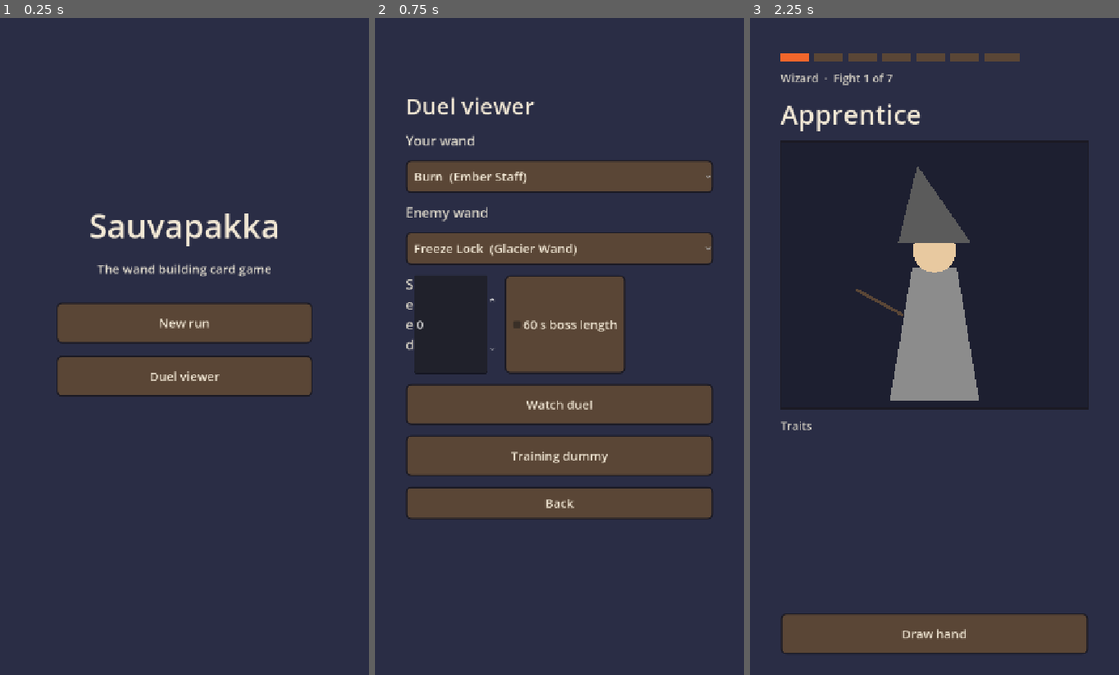
Above: before the commit, frames 1-3 (left to right).
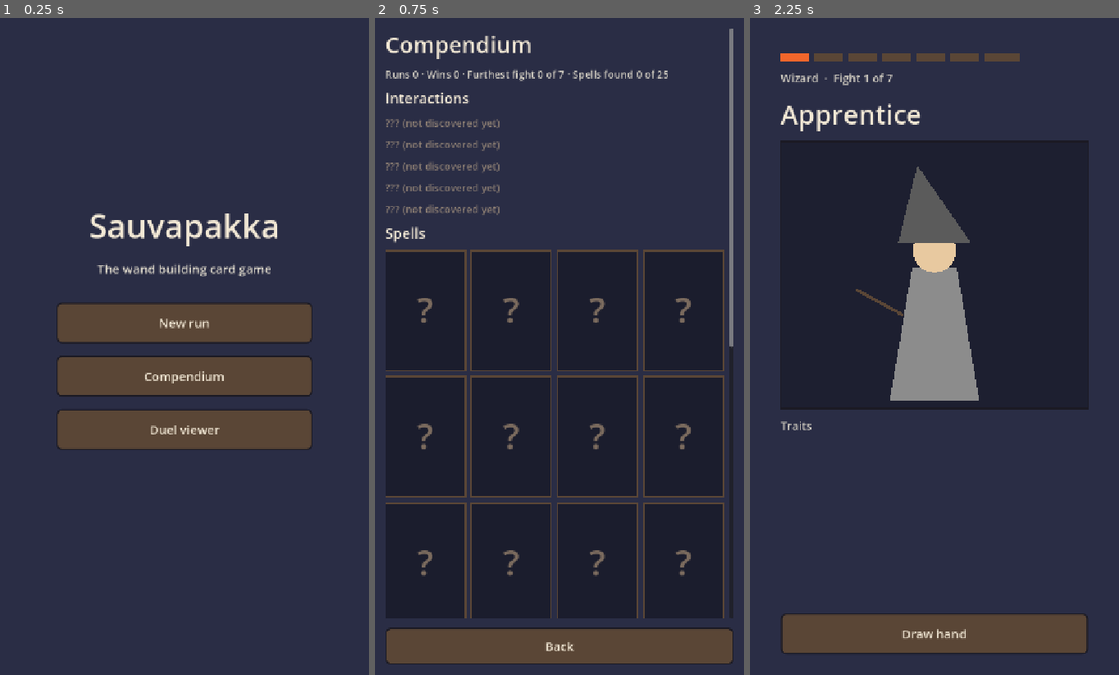
Above: after the commit, the same moments.

Repository: treeko11/Sauvapakka
Game: Godot game, scene res://ui/app.tscn
The game is run twice, just before and just after one commit, with the same random seed, the same clock (stepped at 60 frames per second) and the same inputs.
Inputs:
- Up to frame 1 (0.25 s): no input
- Up to frame 2 (0.75 s): click "Duel viewer" (after the commit: "Compendium") at 0.5 s
- Up to frame 3 (2.25 s): click "Back" at 1.25 s; click "New run" at 2 s

The runs differ from the first frame. In frame 1, 4.4% of the frame differs, in the area x 15-85%, y 53-66%; in frame 2, 36%, in the area x 2-98%, y 1-99%; in frame 3, nothing differs.

Commit message:
Save profile and compendium
Profile keeps what lasts between runs in user://profile.json: spells found,
interactions discovered, runs, wins, the furthest fight reached and the duel
speed setting. A corrupt file starts a fresh profile. Runs record into it
after every fight, and the duel screen remembers the chosen speed.

The Compendium screen, from the main menu, shows every spell found as a card
(unknown ones as blanks), the hidden interactions discovered so far and the
run record. Scroll lists now let touch drags through their cards.

Tests use a throwaway profile path.

Co-Authored-By: Claude Opus 5.5 <noreply@anthropic.com>
Claude-Session: https://claude.ai/code/session_01XioyYBpWi3MQhXKDmCJSLB

Diff:
--- /dev/null
+++ b/game/profile.gd
@@ -0,0 +1,73 @@
+class_name Profile
+extends RefCounted
+## Everything kept between runs: the compendium, run records and settings,
+## saved as JSON in user://.
+
+const PATH := "user://profile.json"
+const VERSION := 1
+
+var spells_found := {}
+var interactions := {}
+var runs := 0
+var wins := 0
+## Furthest fight reached, 1-based; 7 means the Archmage.
+var best_fight := 0
+var settings := {"duel_speed": 1.0}
+var path := PATH
+
+
+static func load_or_new(p_path := PATH) -> Profile:
+	var p := Profile.new()
+	p.path = p_path
+	if not FileAccess.file_exists(p_path):
+		return p
+	var data: Variant = JSON.parse_string(FileAccess.get_file_as_string(p_path))
+	if not data is Dictionary:
+		push_warning("Profile at %s is unreadable; starting fresh" % p_path)
+		return p
+	p.spells_found = _as_set(data.get("spells_found", []))
+	p.interactions = _as_set(data.get("interactions", []))
+	p.runs = int(data.get("runs", 0))
+	p.wins = int(data.get("wins", 0))
+	p.best_fight = int(data.get("best_fight", 0))
+	var s: Variant = data.get("settings", {})
+	if s is Dictionary:
+		p.settings.merge(s, true)
+	return p
+
+
+static func _as_set(list: Variant) -> Dictionary:
+	var out := {}
+	if list is Array:
+		for k in list:
+			out[str(k)] = true
+	return out
+
+
+func save() -> void:
+	var data := {
+		"version": VERSION,
+		"spells_found": spells_found.keys(),
+		"interactions": interactions.keys(),
+		"runs": runs,
+		"wins": wins,
+		"best_fight": best_fight,
+		"settings": settings,
+	}
+	var f := FileAccess.open(path, FileAccess.WRITE)
+	if f == null:
+		push_error("Can't save profile to %s: %s" % [path, error_string(FileAccess.get_open_error())])
+		return
+	f.store_string(JSON.stringify(data, "\t"))
+
+
+## Folds a run's discoveries in; `finished` also counts the run itself.
+func record_run(run: RunState, finished: bool) -> void:
+	spells_found.merge(run.found)
+	interactions.merge(run.discoveries)
+	best_fight = maxi(best_fight, run.fight_index + 1)
+	if finished:
+		runs += 1
+		if run.phase == RunState.Phase.WON:
+			wins += 1
+	save()
--- a/tests/test_run.gd
+++ b/tests/test_run.gd
@@ -200,3 +200,28 @@
 	d2.winner = 0
 	r2.finish_fight(d2)
 	_eq(r2.phase, RunState.Phase.WON, "boss win ends the run")
+
+
+func test_profile_round_trip() -> void:
+	var path := "user://test_run_profile.json"
+	DirAccess.remove_absolute(ProjectSettings.globalize_path(path))
+	var p := Profile.load_or_new(path)
+	_eq(p.runs, 0, "fresh profile")
+	var r := _run(9)
+	r.discoveries["steam"] = true
+	r.fight_index = 3
+	r.phase = RunState.Phase.LOST
+	p.settings["duel_speed"] = 2.0
+	p.record_run(r, true)
+	var q := Profile.load_or_new(path)
+	_eq(q.runs, 1, "run counted")
+	_eq(q.wins, 0, "loss isn't a win")
+	_eq(q.best_fight, 4, "furthest fight")
+	_check(q.interactions.has("steam"), "interaction saved")
+	_check(q.spells_found.has("ember"), "spells saved")
+	_eq(q.settings["duel_speed"], 2.0, "settings saved")
+	var f := FileAccess.open(path, FileAccess.WRITE)
+	f.store_string("not json")
+	f.close()
+	_eq(Profile.load_or_new(path).runs, 0, "corrupt save starts fresh")
+	DirAccess.remove_absolute(ProjectSettings.globalize_path(path))
--- a/tests/test_ui.gd
+++ b/tests/test_ui.gd
@@ -23,6 +23,17 @@
 	if not ok:
 		failures += 1
 		printerr("FAIL %s: %s" % [_current, what])
+
+
+const TEST_PROFILE := "user://test_ui_profile.json"
+
+
+## The app with a throwaway profile, so tests never touch a real save.
+func _app() -> App:
+	DirAccess.remove_absolute(ProjectSettings.globalize_path(TEST_PROFILE))
+	var app := (load("res://ui/app.tscn") as PackedScene).instantiate() as App
+	app.profile = Profile.load_or_new(TEST_PROFILE)
+	return app
 
 
 func _build(name: String) -> WandBuild:
@@ -91,7 +102,7 @@
 
 
 func test_app_menu_and_viewer() -> void:
-	var app := (load("res://ui/app.tscn") as PackedScene).instantiate() as App
+	var app := _app()
 	root.add_child(app)
 	await process_frame
 	_check(app.current is MainMenu, "starts on the menu")
@@ -105,7 +116,7 @@
 
 ## Plays a whole run through the real screens, always taking the first wand.
 func test_full_run_through_screens() -> void:
-	var app := (load("res://ui/app.tscn") as PackedScene).instantiate() as App
+	var app := _app()
 	root.add_child(app)
 	await process_frame
 	app.new_run(7)
@@ -145,5 +156,11 @@
 	_check(app.current is RunEndScreen, "run ends on the end screen")
 	_check(flow.run.phase == RunState.Phase.WON, "boss beaten")
 	_check(flow.run.wands.size() == RunState.MAX_WANDS, "frame drops added wands")
+	var saved := Profile.load_or_new(TEST_PROFILE)
+	_check(saved.runs == 1 and saved.wins == 1 and saved.best_fight == 7, "run saved to the profile")
+	_check(saved.spells_found.size() >= RunState.STARTER_LIBRARY.size(), "found spells saved")
+	app.show_screen(CompendiumScreen.new(app))
+	await process_frame
+	_check(app.current is CompendiumScreen, "compendium opens")
 	_check(flow.run.results.size() >= 1, "results recorded")
 	app.queue_free()
--- a/ui/app.gd
+++ b/ui/app.gd
@@ -5,12 +5,15 @@
 var db: SpellDB
 var current: Control
 var flow: RunFlow
+var profile: Profile
 
 
 func _ready() -> void:
 	theme = UiKit.theme()
 	set_anchors_and_offsets_preset(PRESET_FULL_RECT)
 	db = SpellDB.load_default()
+	if profile == null:
+		profile = Profile.load_or_new()
 	show_menu()
 
 
--- a/ui/duel/duel_screen.gd
+++ b/ui/duel/duel_screen.gd
@@ -13,6 +13,8 @@
 var dummy := false
 var continue_text := "Continue"
 var enemy_robe := Palette.ENEMY_ROBE
+## When set, the speed setting is read from and saved to it.
+var profile: Profile
 
 var _speed := 1.0
 var _paused := false
@@ -117,7 +119,7 @@
 		b.size_flags_horizontal = SIZE_EXPAND_FILL
 		row.add_child(b)
 		_speed_buttons.append(b)
-	_set_speed(1.0)
+	_set_speed(float(profile.settings.get("duel_speed", 1.0)) if profile else 1.0, false)
 
 
 func _build_inspect_panel() -> void:
@@ -156,8 +158,11 @@
 	_set_paused(false)
 
 
-func _set_speed(s: float) -> void:
+func _set_speed(s: float, remember := true) -> void:
 	_speed = s
+	if profile != null and remember and profile.settings.get("duel_speed") != s:
+		profile.settings["duel_speed"] = s
+		profile.save()
 	for i in _speed_buttons.size():
 		_speed_buttons[i].set_pressed_no_signal(SPEEDS[i] == s)
 
--- /dev/null
+++ b/ui/screens/compendium_screen.gd
@@ -0,0 +1,48 @@
+class_name CompendiumScreen
+extends Control
+## Every spell found and every interaction discovered, across all runs.
+
+var app: App
+
+
+func _init(p_app: App) -> void:
+	app = p_app
+
+
+func _ready() -> void:
+	set_anchors_and_offsets_preset(PRESET_FULL_RECT)
+	UiKit.background(self)
+	var p := app.profile
+	var all := app.db.all()
+	var scroll := ScrollContainer.new()
+	scroll.position = Vector2(20, 20)
+	scroll.size = Vector2(680, 1280 - 20 - 110)
+	scroll.horizontal_scroll_mode = ScrollContainer.SCROLL_MODE_DISABLED
+	add_child(scroll)
+	var box := VBoxContainer.new()
+	box.custom_minimum_size = Vector2(664, 0)
+	box.add_theme_constant_override("separation", 14)
+	scroll.add_child(box)
+	box.add_child(UiKit.label("Compendium", 44, Palette.PARCHMENT, false))
+	var found := all.filter(func(s: SpellDef) -> bool: return p.spells_found.has(String(s.id))).size()
+	box.add_child(UiKit.label("Runs %d · Wins %d · Furthest fight %d of 7 · Spells found %d of %d" % [
+		p.runs, p.wins, p.best_fight, found, all.size()], 20, Palette.BIRCH))
+	box.add_child(UiKit.label("Interactions", 28, Palette.PARCHMENT, false))
+	for k in DuelSummary.INTERACTIONS:
+		var known: bool = p.interactions.has(k)
+		box.add_child(UiKit.label(DuelSummary.INTERACTIONS[k] if known else "??? (not discovered yet)", 20,
+			Palette.PARCHMENT if known else Palette.BARK.lightened(0.3)))
+	box.add_child(UiKit.label("Spells", 28, Palette.PARCHMENT, false))
+	var grid := GridContainer.new()
+	grid.columns = 4
+	grid.add_theme_constant_override("h_separation", 12)
+	grid.add_theme_constant_override("v_separation", 12)
+	box.add_child(grid)
+	var card := Vector2(156, 234)
+	for s in all:
+		var c: Control = SpellCard.new(s, card) if p.spells_found.has(String(s.id)) else UnknownCard.new(card)
+		c.mouse_filter = MOUSE_FILTER_PASS
+		grid.add_child(c)
+	var back := UiKit.button("Back", app.show_menu, Vector2(680, 72))
+	back.position = Vector2(20, 1280 - 92)
+	add_child(back)
--- a/ui/screens/main_menu.gd
+++ b/ui/screens/main_menu.gd
@@ -24,4 +24,5 @@
 	box.add_child(sub)
 	box.add_child(Control.new())
 	box.add_child(UiKit.button("New run", app.new_run, Vector2(0, 80)))
+	box.add_child(UiKit.button("Compendium", func() -> void: app.show_screen(CompendiumScreen.new(app)), Vector2(0, 80)))
 	box.add_child(UiKit.button("Duel viewer", func() -> void: app.show_screen(DuelViewer.new(app)), Vector2(0, 80)))
--- a/ui/screens/run_flow.gd
+++ b/ui/screens/run_flow.gd
@@ -38,6 +38,7 @@
 	dummy.display_name = "Training Dummy"
 	dummy.frame = load(RunState.STARTER_FRAME)
 	var screen := DuelScreen.new()
+	screen.profile = app.profile
 	screen.setup(run.wands[wand_i], dummy, app.db, 0, false, true)
 	screen.continue_text = "Back to workshop"
 	screen.finished.connect(func(_w: int) -> void: show_workshop())
@@ -46,6 +47,7 @@
 
 func fight(wand_i: int) -> void:
 	var screen := DuelScreen.new()
+	screen.profile = app.profile
 	screen.setup_factory(run.make_duel.bind(wand_i), app.db)
 	screen.enemy_robe = run.current_fight()["def"].robe
 	screen.finished.connect(func(_w: int) -> void: _after_fight(screen.duel))
@@ -54,6 +56,7 @@
 
 func _after_fight(d: Duel) -> void:
 	run.finish_fight(d)
+	app.profile.record_run(run, run.phase == RunState.Phase.WON or run.phase == RunState.Phase.LOST)
 	match run.phase:
 		RunState.Phase.REWARD:
 			app.show_screen(RewardScreen.new(self))
--- a/ui/screens/spell_book_screen.gd
+++ b/ui/screens/spell_book_screen.gd
@@ -72,7 +72,9 @@
 	var sp := run.db.get_spell(sid)
 	var row := HBoxContainer.new()
 	row.add_theme_constant_override("separation", 8)
-	row.add_child(SlotView.new(sp, 56))
+	var icon := SlotView.new(sp, 56)
+	icon.mouse_filter = MOUSE_FILTER_PASS
+	row.add_child(icon)
 	var name := UiKit.label("%s%s\n%s" % [sp.display_name, " ×%d" % count if count > 1 else "", sp.description], 17, Palette.PARCHMENT)
 	name.custom_minimum_size = Vector2(300, 0)
 	name.size_flags_horizontal = SIZE_EXPAND_FILL
--- /dev/null
+++ b/ui/widgets/unknown_card.gd
@@ -0,0 +1,14 @@
+class_name UnknownCard
+extends Control
+## A spell not found yet: the card's outline and a question mark.
+
+
+func _init(card_size: Vector2) -> void:
+	custom_minimum_size = card_size
+
+
+func _draw() -> void:
+	var r := Rect2(Vector2.ZERO, size)
+	draw_rect(r, Palette.NIGHT.darkened(0.35))
+	draw_rect(r, Palette.BARK, false, 3.0)
+	Palette.draw_text_centered(self, r.get_center(), "?", int(size.y * 0.3), Palette.BARK.lightened(0.2))
Not shown, added: game/profile.gd.uid
Not shown, added: tests/test_run.gd.uid
Not shown, added: tests/test_ui.gd.uid
Not shown, added: tools/screenshot.gd.uid
Not shown, added: ui/screens/compendium_screen.gd.uid
Not shown, added: ui/widgets/unknown_card.gd.uid
